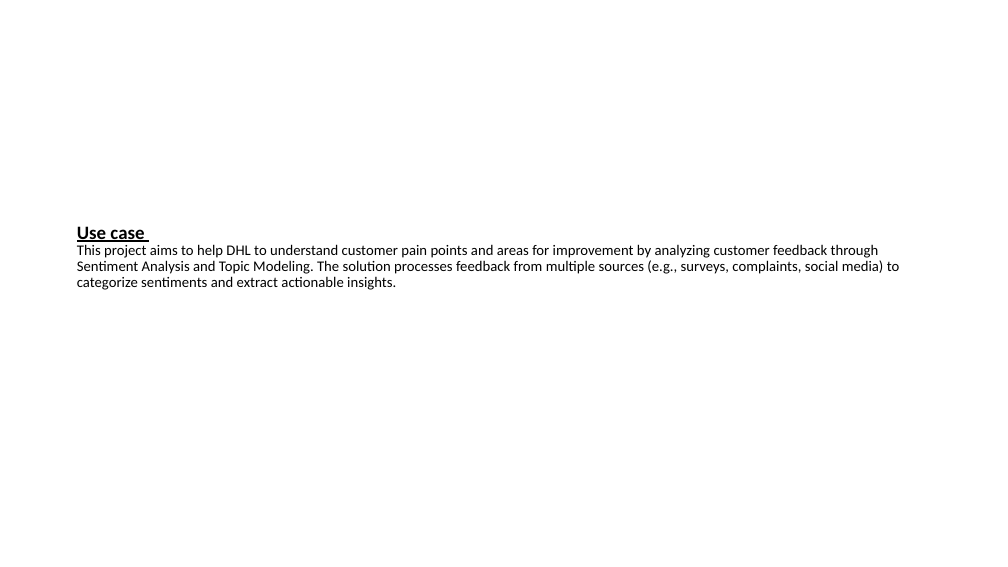
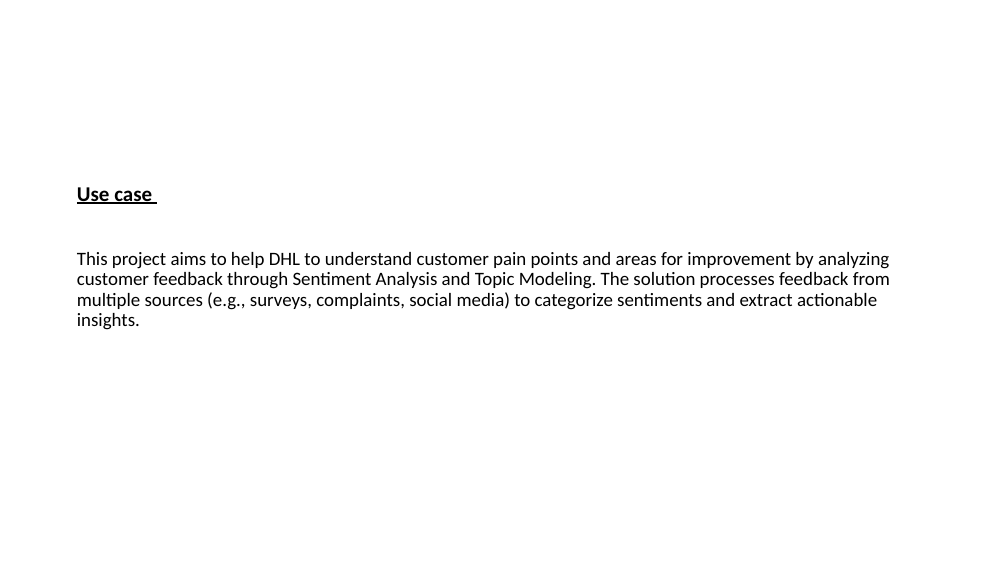
Before and after one commit to ShiviV/DHL-Sentiment-and-Topic-modelling, a slide deck: slide 3 of DHL Approach.pptm. Drawn at 1008x567 pixels with LibreOffice and Linux fonts; fonts in the diff are those of the drawing. Boxes give left, top, right and bottom in pixels: in the first picture for what was removed or moved away, otherwise in the second. Text is boxed around its words. In the diff, an @@ line names an element or a change of style, - is before the commit and + after.

```diff
--- a/DHL Approach.pptm
+++ b/DHL Approach.pptm
@@ title "Use case This project aims ..." at [77,187,890,330]: size 18 to 20 pt in "Use case"; size 14 to 18 pt @@
```
Also in this commit, not shown: 4 other slides changed, 2 slides added, 2 slides removed.
